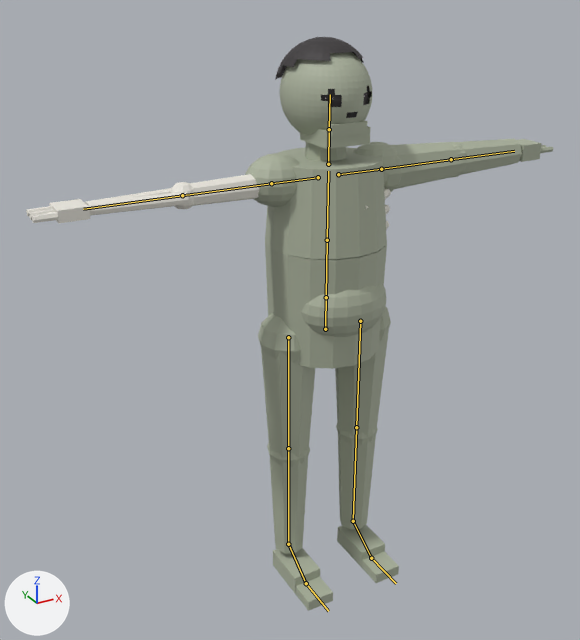
Renders of the FBX model Assets/Resources/Bodies/Zombie.fbx from each side of a commit.
Camera for both pictures: a camera (50 mm lens) standing at (-0.683, -1.111, 1.089) and looking at (-0.068, 0.007, 0.53). Arrows for +X, +Y and +Z are at lower left; the lights stay in place. The first picture is the older version. The bones that change, and the others that lie on the model, are drawn over the model as lines.

The first picture shows 'ZombieMesh'.
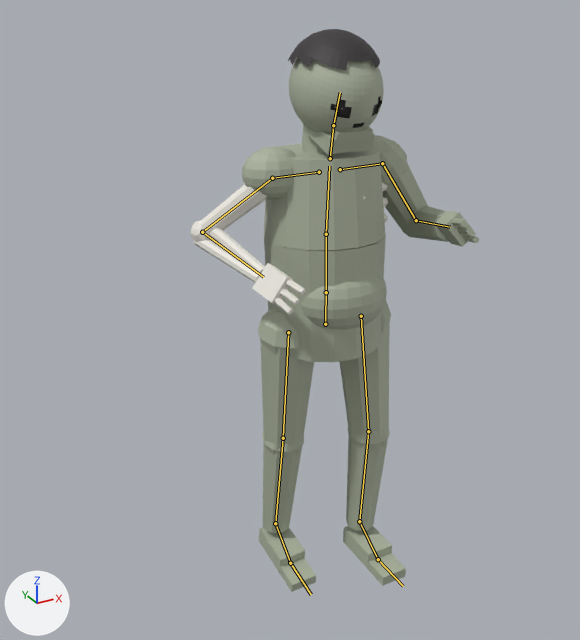
The newer file adds an action. The first version stands in its rest pose; the second is drawn at frame 7 of the action 'Zombie|Attack'.

Boxes (x1, y1, x2, y2) around the edits, measured in the pictures (580 x 640 px):
'ZombieMesh', posed (45% narrower): before (26, 37, 553, 611); after (190, 29, 479, 592)
bone 'Hips', root to tip: before (325, 329) to (326, 292); after (325, 324) to (326, 287)
bone 'Spine', root to tip: before (326, 297) to (327, 240); after (326, 292) to (326, 234)
bone 'Chest', root to tip: before (327, 240) to (328, 171); after (326, 234) to (329, 166)
bone 'Neck', root to tip: before (328, 164) to (329, 129); after (330, 158) to (333, 125)
bone 'Head', root to tip: before (329, 129) to (330, 94); after (333, 125) to (340, 92)
bone 'LeftUpperArm', root to tip: before (381, 169) to (451, 159); after (382, 163) to (416, 220)
bone 'LeftLowerArm', root to tip: before (451, 159) to (514, 151); after (416, 220) to (450, 227)
bone 'RightUpperArm', root to tip: before (271, 183) to (182, 195); after (272, 178) to (202, 232)
bone 'RightLowerArm', root to tip: before (182, 195) to (83, 209); after (202, 232) to (263, 277)
bone 'LeftUpperLeg', root to tip: before (360, 321) to (356, 427); after (361, 316) to (368, 431)
bone 'LeftLowerLeg', root to tip: before (356, 427) to (353, 521); after (368, 431) to (359, 521)
bone 'LeftFoot', root to tip: before (353, 521) to (371, 558); after (359, 521) to (378, 559)
bone 'RightUpperLeg', root to tip: before (288, 337) to (288, 448); after (288, 332) to (283, 438)
bone 'RightLowerLeg', root to tip: before (288, 448) to (288, 544); after (283, 438) to (275, 523)

The change in detail:
Bone 'Hips' (bone_hips) moves from (0.0, 0.0, 0.0) to (0.0, 0.01, 0.0).
Bone 'Spine' (bone_spine) turns from (0, 0, 0) to (-2, 0, 0) degrees about its own x, y and z.
Bone 'Chest' (bone_chest) turns from (0, 0, 0) to (6, 0, 0) degrees about its own x, y and z.
Bone 'Neck' (bone_neck) turns from (0, 0, 0) to (4, 0, 0) degrees about its own x, y and z.
Bone 'Head' (bone_head) turns from (0, 0, 0) to (10, 0, 0) degrees about its own x, y and z.
Bone 'LeftUpperArm' (bone_leftupperarm) turns from (0, 0, 0) to (-52, 5, 0) degrees about its own x, y and z.
Bone 'LeftLowerArm' (bone_leftlowerarm) turns from (0, 0, 0) to (0, 0, -116) degrees about its own x, y and z.
Bone 'RightUpperArm' (bone_rightupperarm) turns from (0, 0, 0) to (-52, -33, 0) degrees about its own x, y and z.
Bone 'RightLowerArm' (bone_rightlowerarm) turns from (0, 0, 0) to (0, 0, 116) degrees about its own x, y and z.
Bone 'LeftUpperLeg' (bone_leftupperleg) turns from (0, 0, 0) to (-10, 0, 0) degrees about its own x, y and z.
Bone 'LeftLowerLeg' (bone_leftlowerleg) turns from (0, 0, 0) to (14, 0, 0) degrees about its own x, y and z.
Bone 'LeftFoot' (bone_leftfoot) turns from (0, 0, 0) to (-3, 0, 0) degrees about its own x, y and z.
Bone 'RightUpperLeg' (bone_rightupperleg) turns from (0, 0, 0) to (5, 0, 0) degrees about its own x, y and z.
Bone 'RightLowerLeg' (bone_rightlowerleg) turns from (0, 0, 0) to (3, 0, 0) degrees about its own x, y and z.
